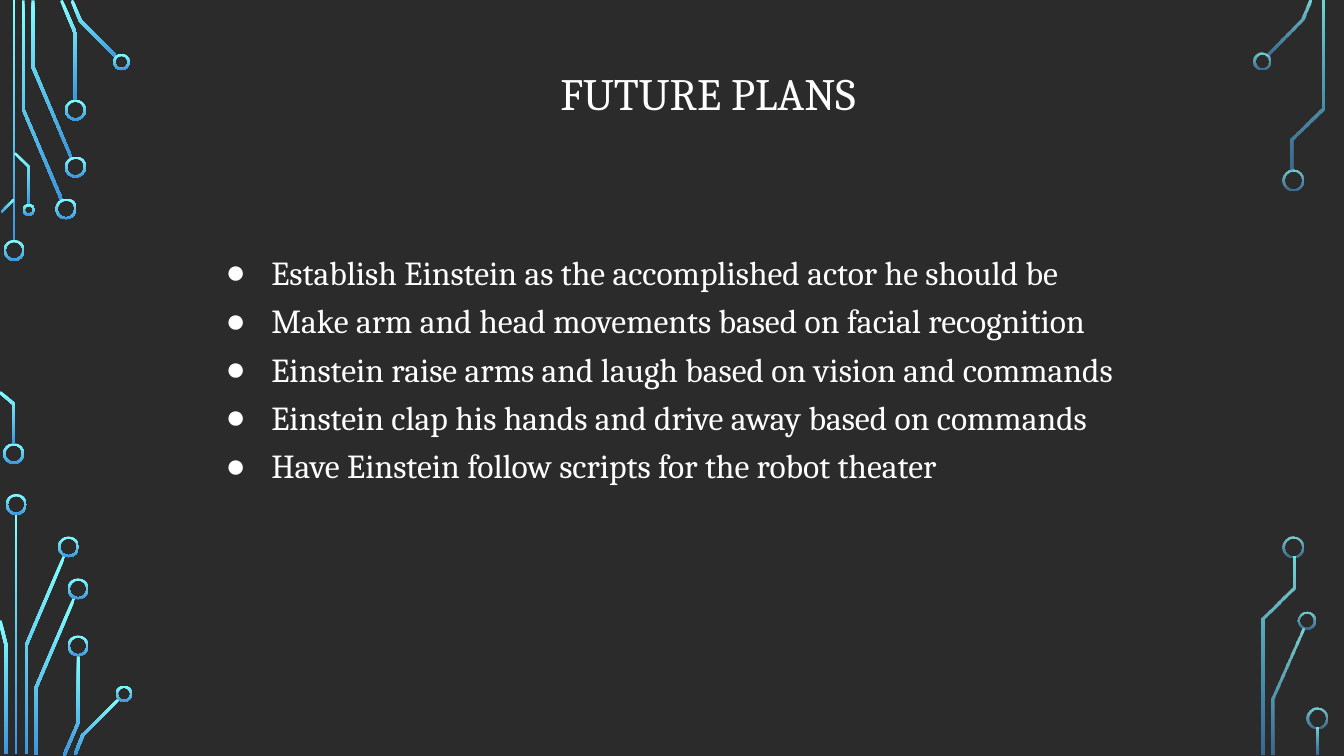
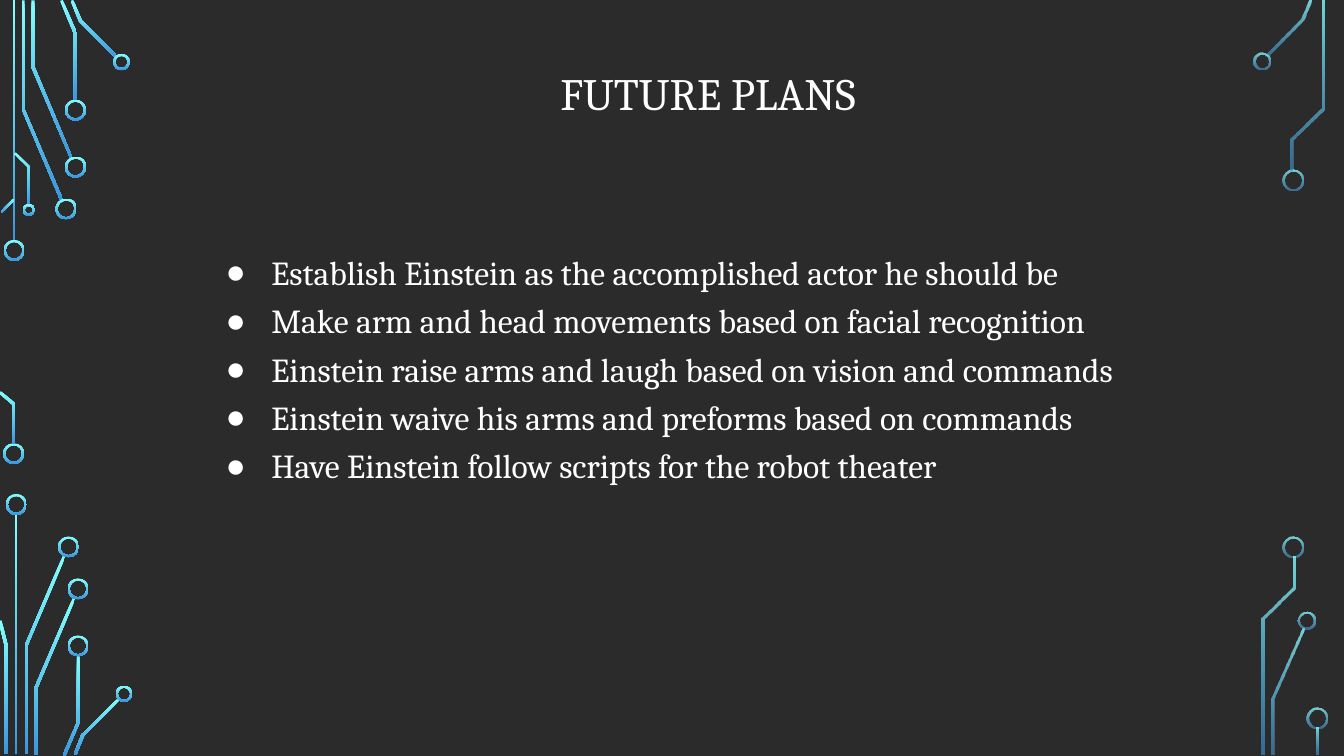
Before and after one commit to DrFoz/ECE478, a slide deck: slide 9 of ECE478_Einstein_Turtlebot_Team6_Project_1/Einstein_Turtlebot_Presentaion.pptx. Drawn at 1344x756 pixels with LibreOffice and Linux fonts; fonts in the diff are those of the drawing; background and template pictures are left out; a plain dark background stands for a picture behind light text. Boxes give left, top, right and bottom in pixels: in the first picture for what was removed or moved away, otherwise in the second. Text is boxed around its words. In the diff, an @@ line names an element or a change of style, - is before the commit and + after.

```diff
--- a/ECE478_Einstein_Turtlebot_Team6_Project_1/Einstein_Turtlebot_Presentaion.pptx
+++ b/ECE478_Einstein_Turtlebot_Team6_Project_1/Einstein_Turtlebot_Presentaion.pptx
@@ text at [271,406,1072,437]: text changed @@
-● Einstein clap his hands and drive away based on commands
+● Einstein waive his arms and preforms based on commands
```
Also in this commit, not shown: 4 other slides changed, 1 other file.
